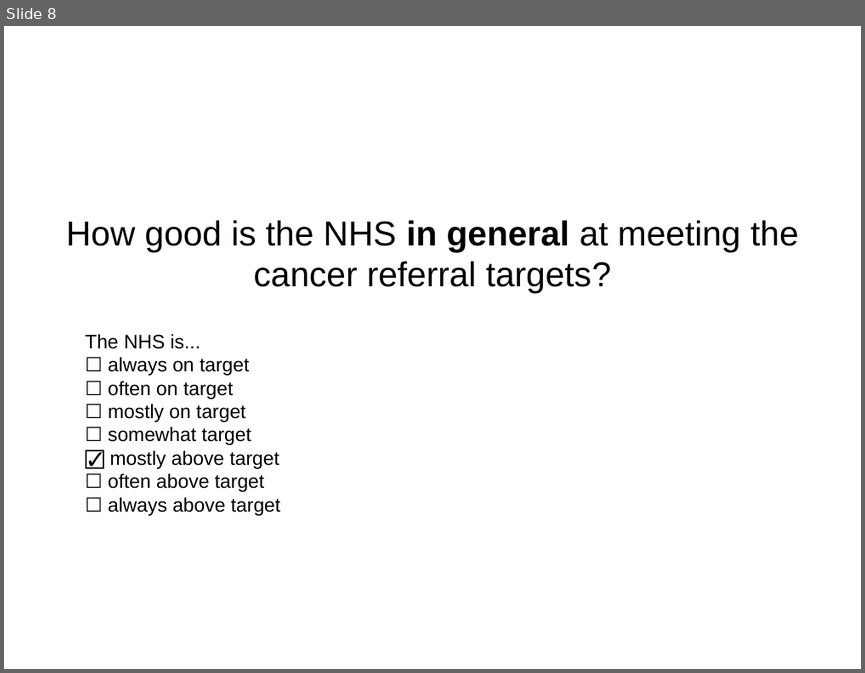
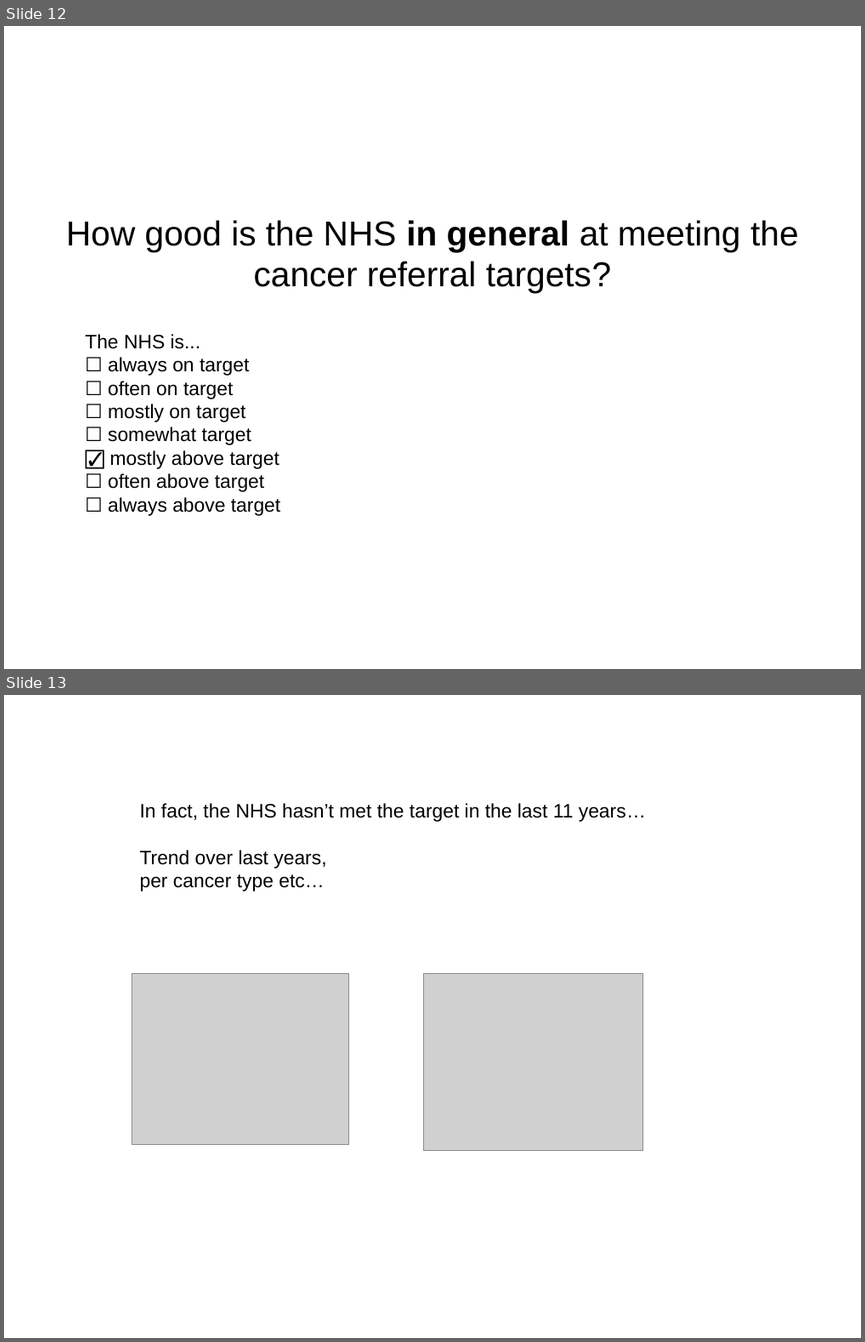
Before and after one commit to PabloLeon/model-driven-journalism, a slide deck: documents/storyboard.pptx. Shown one above the other, each under a label of ours: slide 8 before the commit, slides 12 and 13 after it. The pictures are 865x673 and 865x1342 pixels, drawn with LibreOffice and Linux fonts; fonts in the diff are those of the drawing; grey boxes stand for pictures. Boxes give left, top, right and bottom in pixels: in the first picture for what was removed or moved away, otherwise in the second. Text is boxed around its words. In the diff, an @@ line names an element or a change of style, - is before the commit and + after.

```diff
--- a/documents/storyboard.pptx
+++ b/documents/storyboard.pptx
@@ slide 13 added at [4, 695, 861, 1338], background #FFFFFF @@
@@ text added at [140, 803, 646, 891], 18 pt, text #000000 @@
+In fact, the NHS hasn’t met the target in the last 11 years…
+Trend over last years,
+per cancer type etc…
@@ picture added at [132, 974, 349, 1145] @@
@@ picture added at [424, 974, 643, 1151] @@
@@ what was slide 8 is now slide 12 @@
```
Also in this commit, not shown: 8 slides changed, 8 other slides added, 1 slide removed, 1 other file.
